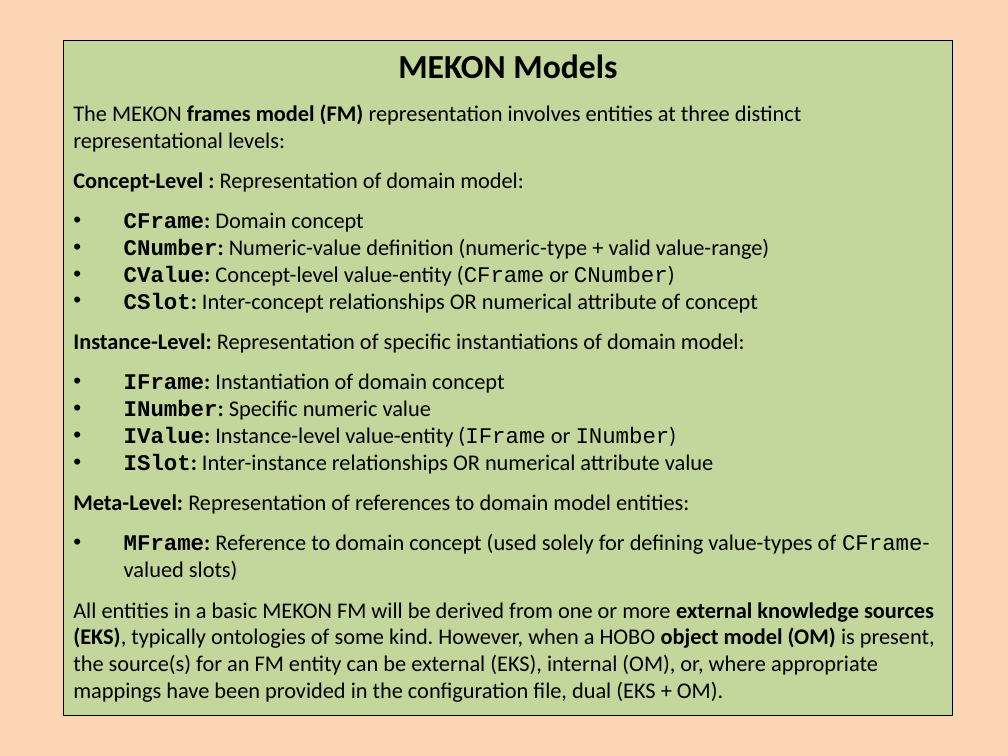
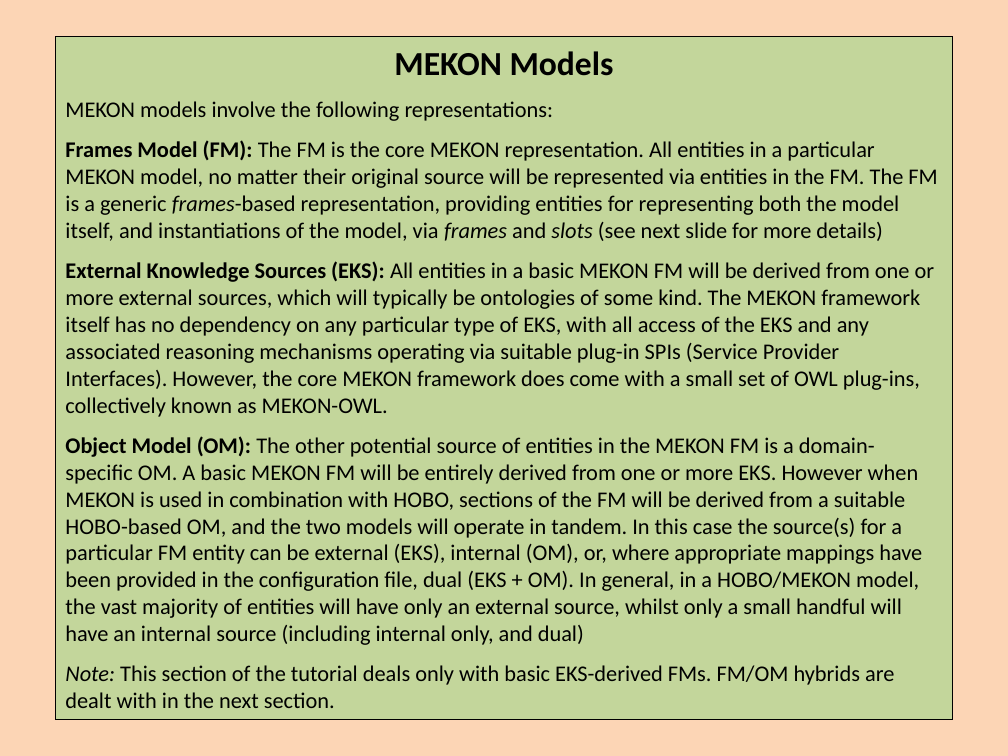
Before and after one commit to colin-puleston/mekon-hobo, a slide deck: slide 9 of docs/MEKON-HOBO Introductory Tutorial.pptx. Drawn at 1008x756 pixels with LibreOffice and Linux fonts; fonts in the diff are those of the drawing. Boxes give left, top, right and bottom in pixels: in the first picture for what was removed or moved away, otherwise in the second. Text is boxed around its words. In the diff, an @@ line names an element or a change of style, - is before the commit and + after.

```diff
--- a/docs/MEKON-HOBO Introductory Tutorial.pptx
+++ b/docs/MEKON-HOBO Introductory Tutorial.pptx
@@ rectangle "MEKON Models": place and size @@
-rectangle "MEKON Models" at (64,40,953,716)
+rectangle "MEKON Models" at (55,36,953,719)
@@ text in rectangle at (65,101,937,708): text changed @@
-The MEKON frames model (FM) representation involves entities at three distinct representational levels:
-Concept-Level : Representation of domain model:
-• CFrame: Domain concept
-• CNumber: Numeric-value definition (numeric-type + valid value-range)
-• CValue: Concept-level value-entity (CFrame or CNumber)
-• CSlot: Inter-concept relationships OR numerical attribute of concept
-Instance-Level: Representation of specific instantiations of domain model:
-• IFrame: Instantiation of domain concept
-• INumber: Specific numeric value
-• IValue: Instance-level value-entity (IFrame or INumber)
-• ISlot: Inter-instance relationships OR numerical attribute value
-Meta-Level: Representation of references to domain model entities:
-• MFrame: Reference to domain concept (used solely for defining value-types of CFrame-valued slots)
-All entities in a basic MEKON FM will be derived from one or more external knowledge sources (EKS), typically ontologies of some kind. However, when a HOBO object model (OM) is present, the source(s) for an FM entity can be external (EKS), internal (OM), or, where appropriate mappings have been provided in the configuration file, dual (EKS + OM).
+MEKON models involve the following representations:
+Frames Model (FM): The FM is the core MEKON representation. All entities in a particular MEKON model, no matter their original source will be represented via entities in the FM. The FM is a generic frames-based representation, providing entities for representing both the model itself, and instantiations of the model, via frames and slots (see next slide for more details)
+External Knowledge Sources (EKS): All entities in a basic MEKON FM will be derived from one or more external sources, which will typically be ontologies of some kind. The MEKON framework itself has no dependency on any particular type of EKS, with all access of the EKS and any associated reasoning mechanisms operating via suitable plug-in SPIs (Service Provider Interfaces). However, the core MEKON framework does come with a small set of OWL plug-ins, collectively known as MEKON-OWL.
+Object Model (OM): The other potential source of entities in the MEKON FM is a domain-specific OM. A basic MEKON FM will be entirely derived from one or more EKS. However when MEKON is used in combination with HOBO, sections of the FM will be derived from a suitable HOBO-based OM, and the two models will operate in tandem. In this case the source(s) for a particular FM entity can be external (EKS), internal (OM), or, where appropriate mappings have been provided in the configuration file, dual (EKS + OM). In general, in a HOBO/MEKON model, the vast majority of entities will have only an external source, whilst only a small handful will have an internal source (including internal only, and dual)
+Note: This section of the tutorial deals only with basic EKS-derived FMs. FM/OM hybrids are dealt with in the next section.
```
Also in this commit, not shown: 40 other slides changed, 5 slides added, 4 slides removed.
